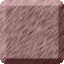
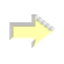
The second 64x64 image is a revision of the first. Changes to its layers:
showed group "Arrow" (4 layers), opacity 100% → 35% over box(12, 12, 53, 53)
showed "Arrow_right", opacity 48% → 100% over box(12, 17, 53, 47)
hid group "Tile" (1 layers) over box(0, 0, 64, 64)
